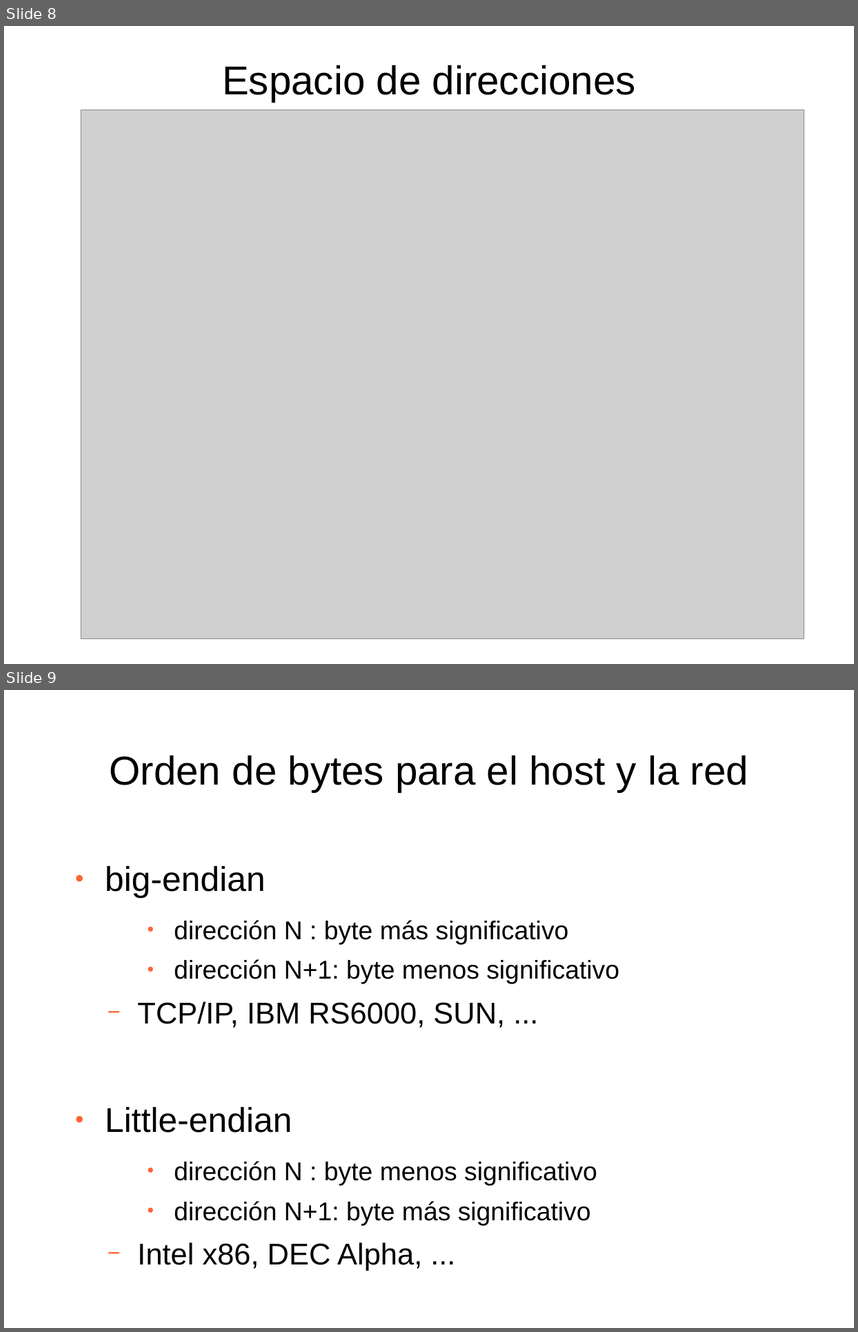
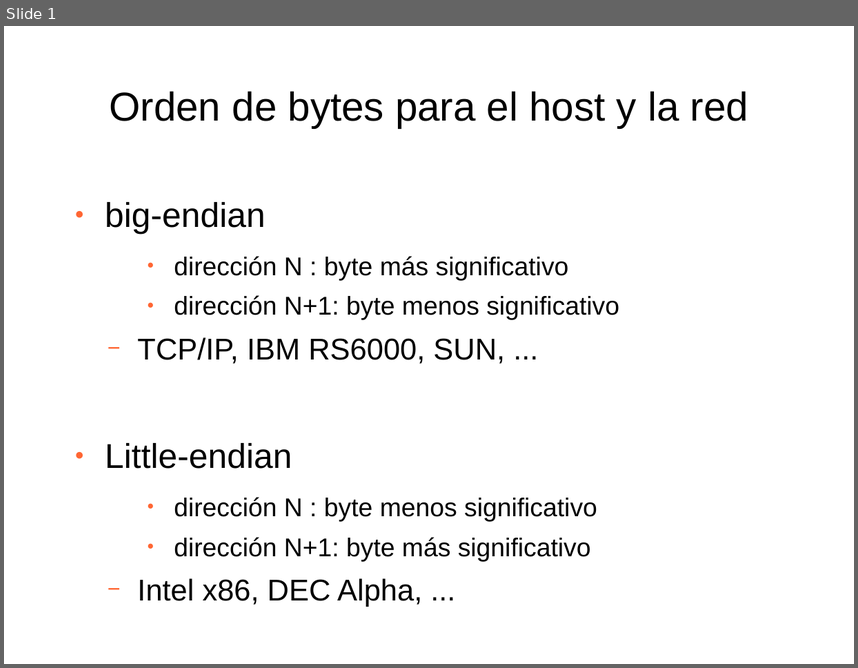
Before and after one commit to ibonelli/info1_presentations, a slide deck: files/clase14/redes_y_sockets.odp. Shown one above the other, each under a label of ours: slides 8 and 9 before the commit, slide 1 after it. The pictures are 858x1332 and 858x668 pixels, drawn with LibreOffice and Linux fonts; fonts in the diff are those of the drawing; grey boxes stand for pictures. Boxes give left, top, right and bottom in pixels: in the first picture for what was removed or moved away, otherwise in the second. Text is boxed around its words. In the diff, an @@ line names an element or a change of style, - is before the commit and + after.

```diff
--- a/files/clase14/redes_y_sockets.odp
+++ b/files/clase14/redes_y_sockets.odp
@@ slide 8 removed at (x1=4, y1=26, x2=854, y2=664), background #FFFFFF @@
@@ title removed at (x1=222, y1=65, x2=636, y2=102) @@
-Espacio de direcciones
@@ picture removed at (x1=81, y1=109, x2=804, y2=638) @@
@@ what was slide 9 is now slide 1 @@
```
Also in this commit, not shown: 7 other slides removed, 9 other files.
